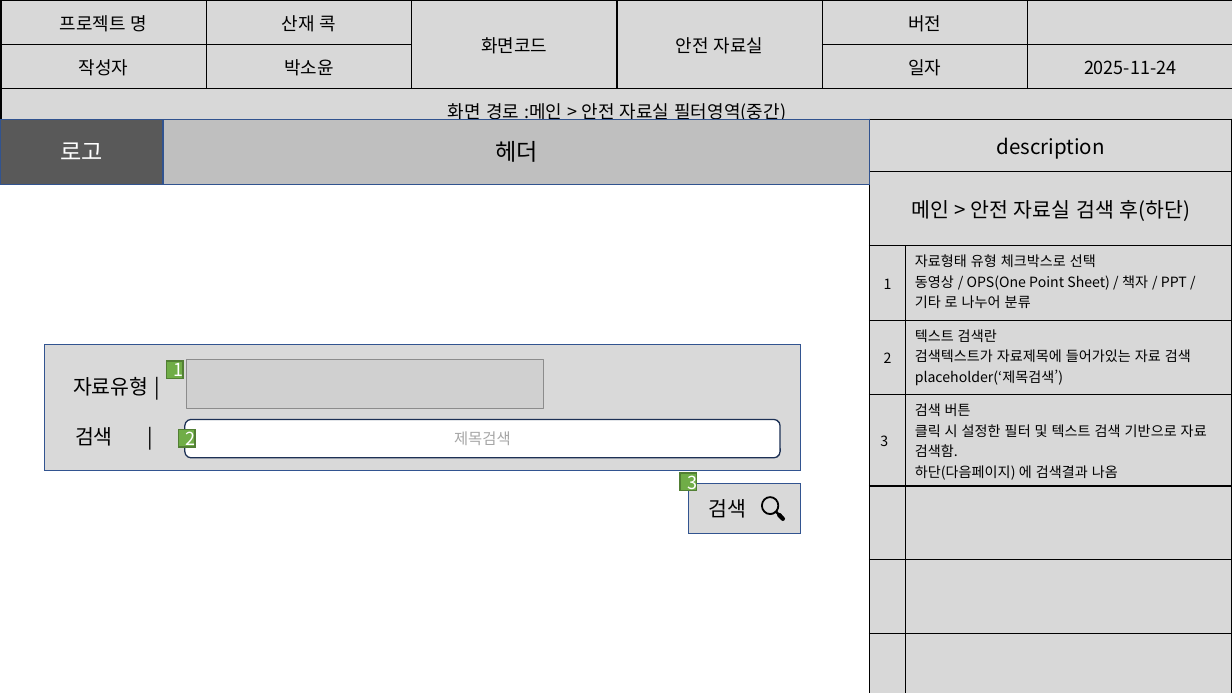
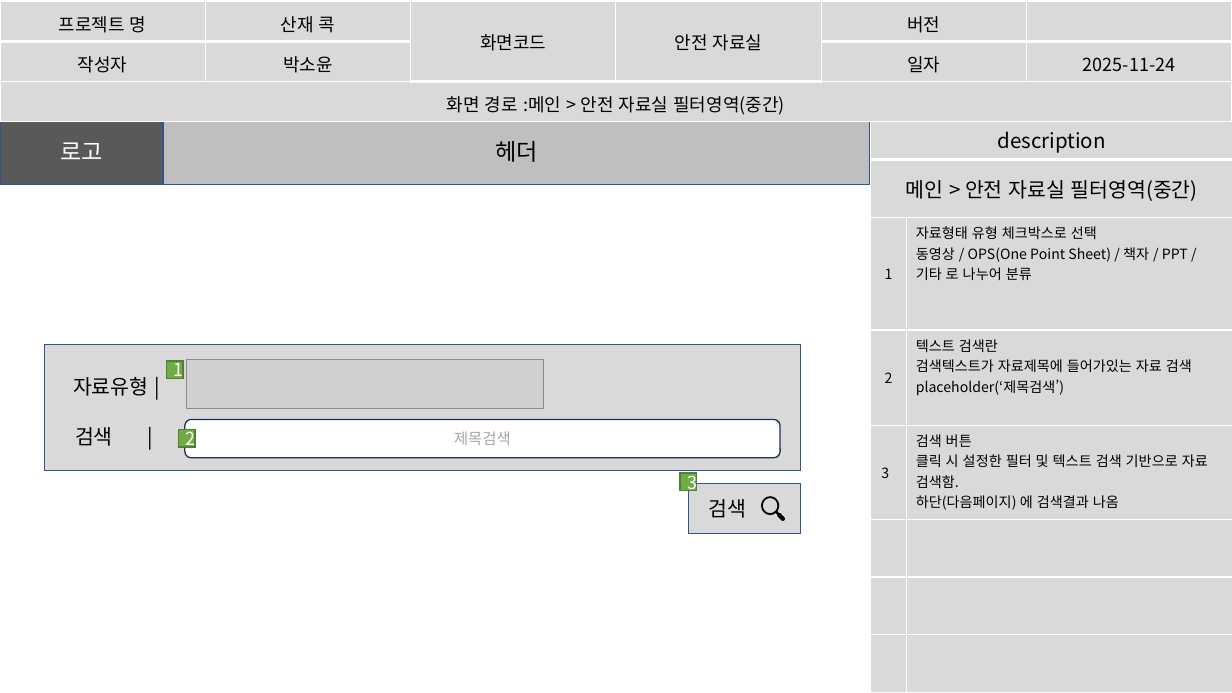
Before and after one commit to imyongchan/source, a slide deck: slide 38 of 최종 기획/스토리보드1201.pptx. Drawn at 1232x693 pixels with LibreOffice and Linux fonts; fonts in the diff are those of the drawing; grey boxes stand for pictures. Boxes give left, top, right and bottom in pixels: in the first picture for what was removed or moved away, otherwise in the second. Text is boxed around its words. In the diff, an @@ line names an element or a change of style, - is before the commit and + after.

Commit message:
안전관리실 설명제목만 수정
안전 자료실 검색 후(하단) -> 필터영역(중간) 으로 수정

```diff
--- a/최종 기획/스토리보드1201.pptx
+++ b/최종 기획/스토리보드1201.pptx
@@ table at [0,2,1231,121] @@
@@ fill #D8D8D8 to #D9D9D9 in 11 cells @@
@@ borders changed @@
@@ table at [871,119,1232,693] @@
-row 2, column 1: 메인 > 안전 자료실 검색 후(하단)
+row 2, column 1: 메인 > 안전 자료실 필터영역(중간)
@@ fill #D8D8D8 to #D9D9D9 in 14 cells @@
@@ borders changed @@
```
Also in this commit, not shown: 2 other slides changed.
